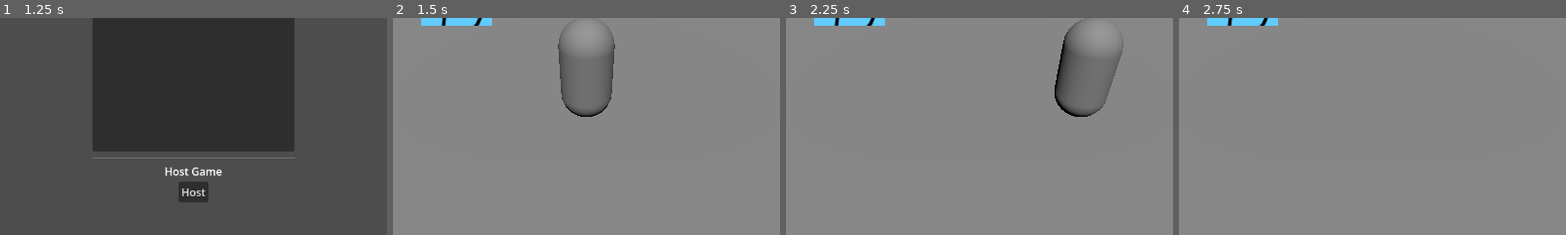
Above: before the commit, frames 1-4 (left to right).
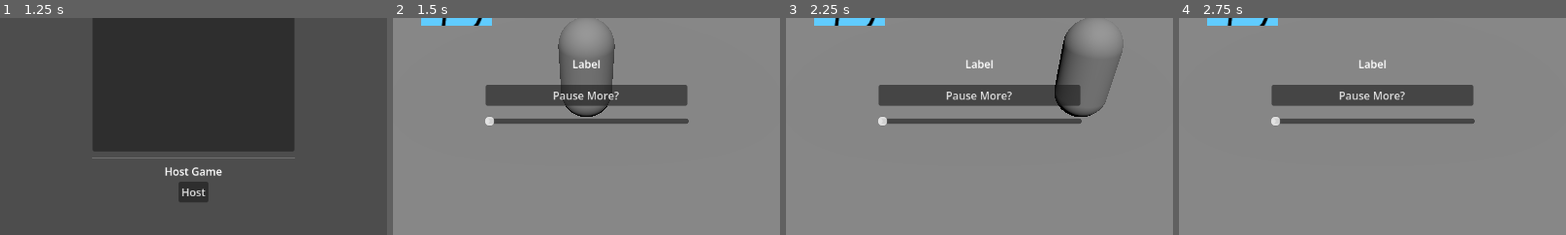
Above: after the commit, the same moments.

Repository: gmuGADIG/King-Fisher
Game: Godot game, scene res://ui/lobby_browser/lobby_browser.tscn
Two runs of this game, one before a commit and one after it. Both use one fixed random seed, a clock stepped at 60 frames per second and the inputs below.
Inputs (mouse positions are % of the whole screen's width and height, from its top left):
- Up to frame 1 (1.25 s): click (7, 98) at 0.52 s; type "Alex" at 0.6 s
- Up to frame 2 (1.5 s): click "Host" at 1.25 s
- Up to frame 3 (2.25 s): tap Enter at 2 s; move the mouse to (72, 45) at 2.02 s; hold D (move_right) from 2.03 s (still down); hold \ (print_players) from 2.03 s (still down)
- Up to frame 4 (2.75 s): keep holding D (move_right); keep holding \ (print_players)
The pictures show only the part of the screen within x 25-75%, y 32-82%; the shares and areas given below are measured in that part.

Frame 1 is identical in both runs. In frame 2, 6.3% of the frame differs, in the area x 23-77%, y 19-50%; in frame 3, 6.3%; in frame 4, 6.4%.

Commit message:
Pause Menu

Diff:
--- a/project.godot
+++ b/project.godot
@@ -102,6 +102,11 @@
 "events": [Object(InputEventKey,"resource_local_to_scene":false,"resource_name":"","device":-1,"window_id":0,"alt_press …(191 unchanged characters)…
 ]
 }
+Pause={
+"deadzone": 0.2,
+"events": [Object(InputEventKey,"resource_local_to_scene":false,"resource_name":"","device":-1,"window_id":0,"alt_pressed":false,"shift_pressed":false,"ctrl_pressed":false,"meta_pressed":false,"pressed":false,"keycode":0,"physical_keycode":66,"key_label":0,"unicode":98,"location":0,"echo":false,"script":null)
+]
+}
 
 [layer_names]
 
--- /dev/null
+++ b/ui/pause_menu/canvas_layer.gd
@@ -0,0 +1,20 @@
+extends CanvasLayer
+
+
+# Called when the node enters the scene tree for the first time.
+func _ready() -> void:
+	pass # Replace with function body.
+
+
+# Called every frame. 'delta' is the elapsed time since the previous frame.
+func _process(delta: float) -> void:
+	pass
+
+func _input(event: InputEvent) -> void:
+	print("1")
+	if event.is_action_pressed("Pause"):
+		print("2")
+		if visible == false:
+			show()
+		else:
+			hide()
--- /dev/null
+++ b/ui/pause_menu/pause_menu.gd
@@ -0,0 +1,21 @@
+extends Control
+
+
+# Called when the node enters the scene tree for the first time.
+func _ready() -> void:
+	hide()
+
+
+# Called every frame. 'delta' is the elapsed time since the previous frame.
+func _process(delta: float) -> void:
+	pass
+'''
+func _input(event: InputEvent) -> void:
+	print("1")
+	if event.is_action_pressed("Pause"):
+		print("2")
+		if visible == false:
+			show()
+		else:
+			hide()
+'''
--- /dev/null
+++ b/ui/pause_menu/pause_menu.tscn
@@ -0,0 +1,66 @@
+[gd_scene format=3 uid="uid://bgjdwnhkngufk"]
+
+[ext_resource type="Script" uid="uid://8ubhbs58phke" path="res://ui/pause_menu/pause_menu.gd" id="1_mnjdh"]
+[ext_resource type="Script" uid="uid://50r4hbklgyap" path="res://ui/pause_menu/canvas_layer.gd" id="2_jbgdu"]
+
+[node name="PauseMenu" type="Control" unique_id=1167419055]
+layout_mode = 3
+anchors_preset = 15
+anchor_right = 1.0
+anchor_bottom = 1.0
+grow_horizontal = 2
+grow_vertical = 2
+script = ExtResource("1_mnjdh")
+
+[node name="CanvasLayer" type="CanvasLayer" parent="." unique_id=20371457]
+script = ExtResource("2_jbgdu")
+
+[node name="HBoxContainer" type="HBoxContainer" parent="CanvasLayer" unique_id=1643422080]
+visible = false
+offset_left = 426.0
+offset_top = 259.0
+offset_right = 742.0
+offset_bottom = 389.0
+
+[node name="Label" type="Label" parent="CanvasLayer" unique_id=1758009679]
+anchors_preset = 8
+anchor_left = 0.5
+anchor_top = 0.5
+anchor_right = 0.5
+anchor_bottom = 0.5
+offset_left = -55.0
+offset_top = -58.5
+offset_right = 55.0
+offset_bottom = -35.5
+grow_horizontal = 2
+grow_vertical = 2
+text = "Label"
+horizontal_alignment = 1
+vertical_alignment = 1
+
+[node name="HSlider" type="HSlider" parent="CanvasLayer" unique_id=368690632]
+anchors_preset = 8
+anchor_left = 0.5
+anchor_top = 0.5
+anchor_right = 0.5
+anchor_bottom = 0.5
+offset_left = -152.0
+offset_top = 19.0
+offset_right = 152.0
+offset_bottom = 59.0
+grow_horizontal = 2
+grow_vertical = 2
+
+[node name="TestButton" type="Button" parent="CanvasLayer" unique_id=633439220]
+anchors_preset = 8
+anchor_left = 0.5
+anchor_top = 0.5
+anchor_right = 0.5
+anchor_bottom = 0.5
+offset_left = -150.0
+offset_top = -15.5
+offset_right = 150.0
+offset_bottom = 15.5
+grow_horizontal = 2
+grow_vertical = 2
+text = "Pause More?"
--- a/world/lobby/lobby.tscn
+++ b/world/lobby/lobby.tscn
@@ -3,6 +3,7 @@
 [ext_resource type="PackedScene" uid="uid://ctsviqutuqw5l" path="res://world/world_base.tscn" id="1_cv4rh"]
 [ext_resource type="PackedScene" uid="uid://dsnep0jd62s78" path="res://items/item_test_1.tscn" id="2_7tkdc"]
 [ext_resource type="PackedScene" uid="uid://ck8obcgulgo8p" path="res://items/item_test_2.tscn" id="3_c06ik"]
+[ext_resource type="PackedScene" uid="uid://bgjdwnhkngufk" path="res://ui/pause_menu/pause_menu.tscn" id="4_c06ik"]
 
 [sub_resource type="PlaneMesh" id="PlaneMesh_cv4rh"]
 
@@ -17,3 +18,5 @@
 
 [node name="Item" parent="." index="5" unique_id=1674373162 instance=ExtResource("3_c06ik")]
 transform = Transform3D(1, 0, 0, 0, 1, 0, 0, 0, 1, 3.9393296, 0, -6.180363)
+
+[node name="PauseMenu" parent="." index="8" unique_id=1167419055 instance=ExtResource("4_c06ik")]
Not shown, added: ui/pause_menu/canvas_layer.gd.uid
Not shown, added: ui/pause_menu/pause_menu.gd.uid
